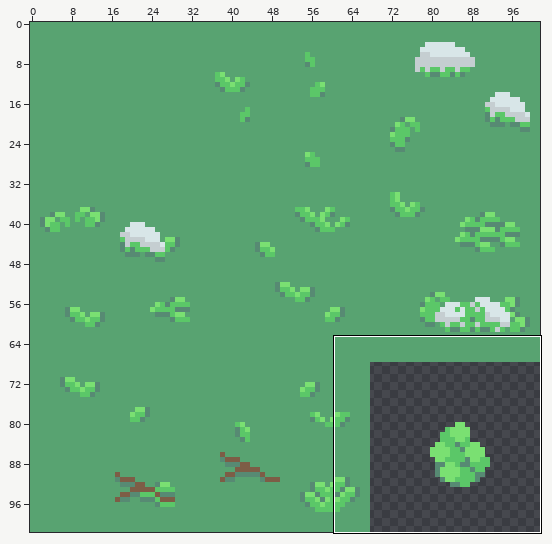
One commit to this sprite sheet: TFG_CelticMithology_proj/Assets/SpriteSheets/Tileset/Forest.png. Above, an overview of the earlier version with the close-up marked.
Close-up. The starting point:
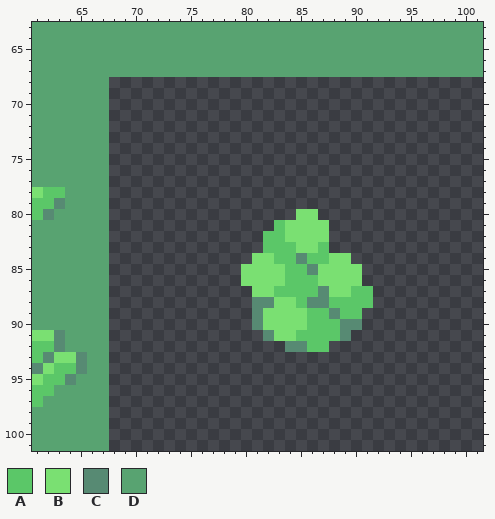
The file is 102x102 pixels. Shown: x 61..101, y 63..101.
Palette (. is transparent): A #5bc768  B #7ae072  C #578a73  D #58a371
Pixels before, first column x 61:
 63 DDDDDDDDDDDDDDDDDDDDDDDDDDDDDDDDDDDDDDDDD
 64 DDDDDDDDDDDDDDDDDDDDDDDDDDDDDDDDDDDDDDDDD
 65 DDDDDDDDDDDDDDDDDDDDDDDDDDDDDDDDDDDDDDDDD
 66 DDDDDDDDDDDDDDDDDDDDDDDDDDDDDDDDDDDDDDDDD
 67 DDDDDDDDDDDDDDDDDDDDDDDDDDDDDDDDDDDDDDDDD
 68 DDDDDDD..................................
 69 DDDDDDD..................................
 70 DDDDDDD..................................
 71 DDDDDDD..................................
 72 DDDDDDD..................................
 73 DDDDDDD..................................
 74 DDDDDDD..................................
 75 DDDDDDD..................................
 76 DDDDDDD..................................
 77 DDDDDDD..................................
 78 BAADDDD..................................
 79 AACDDDD..................................
 80 ACDDDDD.................BB...............
 81 DDDDDDD...............ABBBB..............
 82 DDDDDDD..............AABBBB..............
 83 DDDDDDD..............AAABBA..............
 84 DDDDDDD.............BBAACAABB............
 85 DDDDDDD............BBBBAACBBBB...........
 86 DDDDDDD............BBBBAAABBBB...........
 87 DDDDDDD.............BBAAAACBBAA..........
 88 DDDDDDD.............CCBBACCAAAA..........
 89 DDDDDDD.............CBBBBAACAA...........
 90 DDDDDDD.............CBBBBAAACC...........
 91 BBCDDDD..............CBBAAAAC............
 92 AACDDDD................CCAA..............
 93 ACBBCDD..................................
 94 CBAACDD..................................
 95 BAACDDD..................................
 96 AADDDDD..................................
 97 ADDDDDD..................................
 98 DDDDDDD..................................
 99 DDDDDDD..................................
100 DDDDDDD..................................
101 DDDDDDD..................................
After:
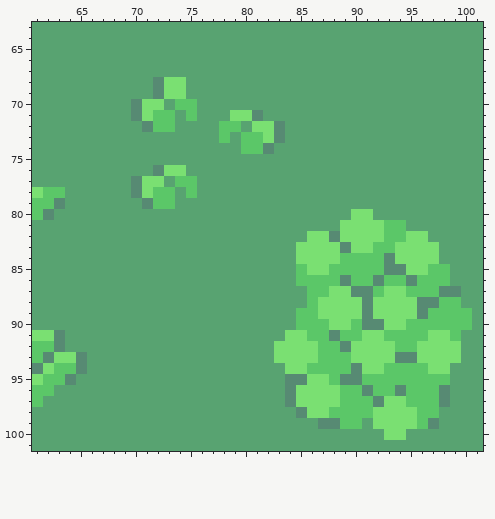
Log entry: Added Clover tile
Changes in this commit:
Changed rows in their new state; - is an unchanged pixel.
first column x 68:
 68 DDDDCBBDDDDDDDDDDDDDDDDDDDDDDDDDDD
 69 DDDDCBBDDDDDDDDDDDDDDDDDDDDDDDDDDD
 70 DDCBBDAADDDDDDDDDDDDDDDDDDDDDDDDDD
 71 DDCBAADADDDBBCDDDDDDDDDDDDDDDDDDDD
 72 DDDCAADDDDAADBBCDDDDDDDDDDDDDDDDDD
 73 DDDDDDDDDDADAABCDDDDDDDDDDDDDDDDDD
 74 DDDDDDDDDDDDAACDDDDDDDDDDDDDDDDDDD
 75 DDDDDDDDDDDDDDDDDDDDDDDDDDDDDDDDDD
 76 DDDDCBBDDDDDDDDDDDDDDDDDDDDDDDDDDD
 77 DDCBBDAADDDDDDDDDDDDDDDDDDDDDDDDDD
 78 DDCBAADADDDDDDDDDDDDDDDDDDDDDDDDDD
 79 DDDCAADDDDDDDDDDDDDDDDDDDDDDDDDDDD
 80 DDDDDDDDDDDDDDDDDDDDDDBBDDDDDDDDDD
 81 DDDDDDDDDDDDDDDDDDDDDBBBBAADDDDDDD
 82 DDDDDDDDDDDDDDDDDD--CBBBBAABBDDDDD
 83 DDDDDDDDDDDDDDDDD--BBCBBAABBBBDDDD
 84 DDDDDDDDDDDDDDDDDBBB-AAAACBBBBDDDD
 85 DDDDDDDDDDDDDDDDD-B-AAAAACCBBAADDD
 86 DDDDDDDDDDDDDDDDD--AACAACAACAAADDD
 87 DDDDDDDDDDDDDDDDDD-A--CCABBAAACCDD
 88 DDDDDDDDDDDDDDDDDDABBBBCBBBBCCAADD
 89 DDDDDDDDDDDDDDDDDA-BBBBCBBBBCAAAAD
 90 DDDDDDDDDDDDDDDDDA--BBACCBBAAAAAAD
 91 DDDDDDDDDDDDDDDD-B--CAABBAAAABBADD
 92 DDDDDDDDDDDDDDDBBBB-ACBBBBAABBBBDD
 93 DDDDDDDDDDDDDDDBBBBAAABBBBCCBBBBDD
 94 DDDDDDDDDDDDDDDDBBAAAACBBAAAABBDDD
 95 DDDDDDDDDDDDDDDDCCBBACCAAAAAAAADDD
 96 DDDDDDDDDDDDDDDDCBBBBAACAACAAACDDD
 97 DDDDDDDDDDDDDDDDCBBBBAAACBBAAACDDD
 98 DDDDDDDDDDDDDDDDDCBBAAAABBBBAADDDD
 99 DDDDDDDDDDDDDDDDDDDCCAADBBBBACDDDD
100 DDDDDDDDDDDDDDDDDDDDDDDDDBBDDDDDDD
101 DDDDDDDDDDDDDDDDDDDDDDDDDDDDDDDDDD
Where, in picture pixels (left, top, right, bottom), the same in both close-ups:
changed: (109, 77, 483, 451)
